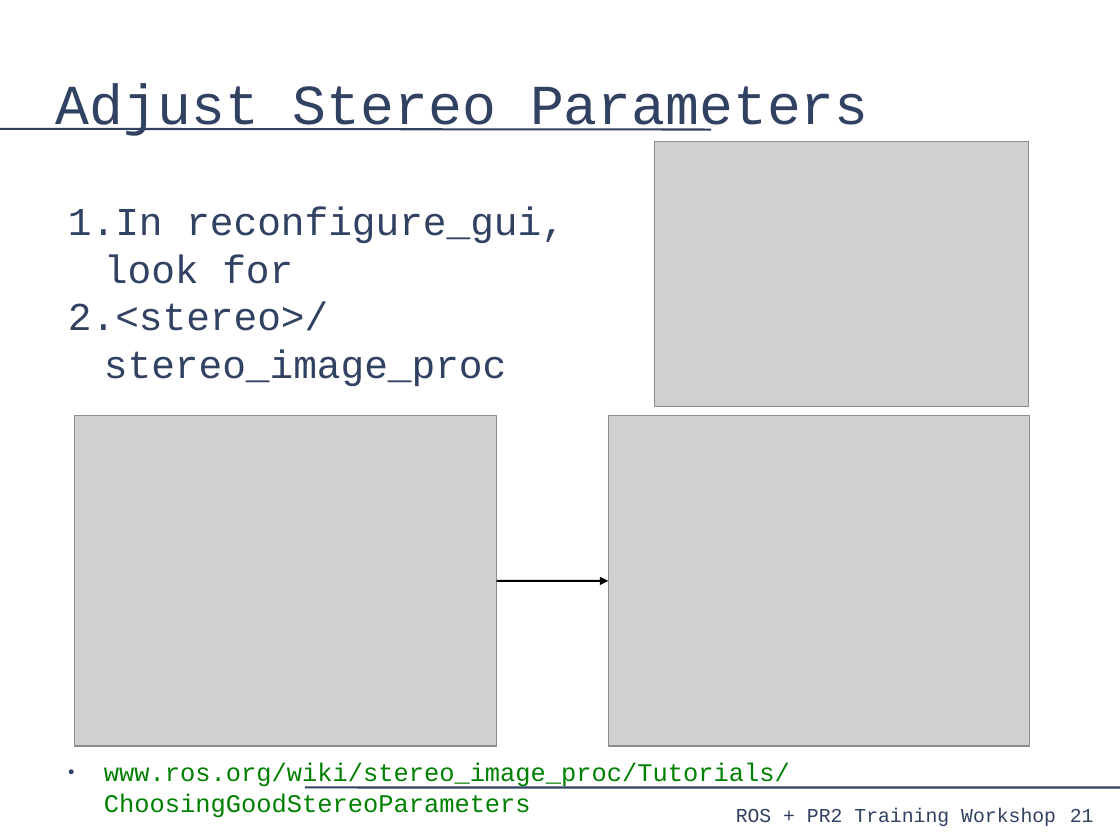
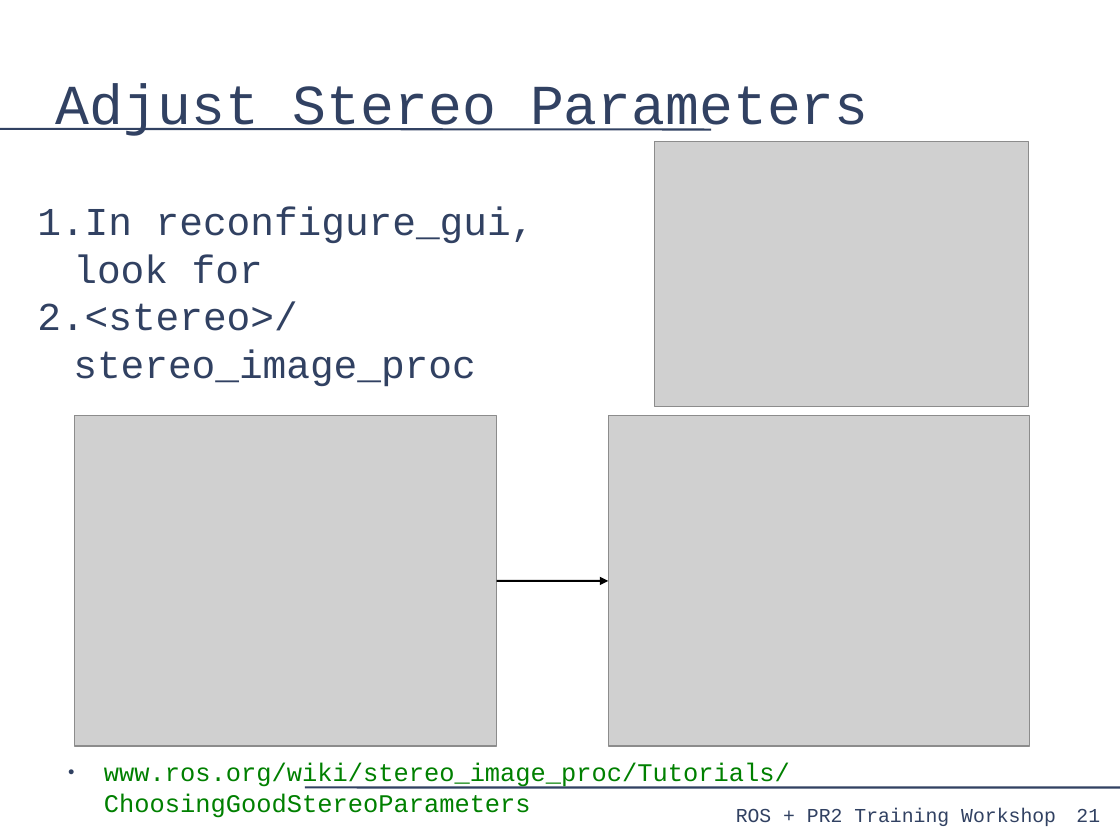
Before and after one commit to PR2/pr2_docs, a slide deck: slide 21 of pr2_training_workshop/processing_camera_data/slides.odp. Drawn at 1120x840 pixels with LibreOffice and Linux fonts; fonts in the diff are those of the drawing; grey boxes stand for pictures. Boxes give left, top, right and bottom in pixels: in the first picture for what was removed or moved away, otherwise in the second. Text is boxed around its words. In the diff, an @@ line names an element or a change of style, - is before the commit and + after.

```diff
--- a/pr2_training_workshop/processing_camera_data/slides.odp
+++ b/pr2_training_workshop/processing_camera_data/slides.odp
@@ text "In reconfigure_gui, look for" moved from (x1=68, y1=207, x2=565, y2=387) to (x1=37, y1=207, x2=535, y2=387) @@
@@ page number moved from (x1=1070, y1=809, x2=1094, y2=822) to (x1=1076, y1=809, x2=1100, y2=822) @@
```
Also in this commit, not shown: 58 other slides changed.
